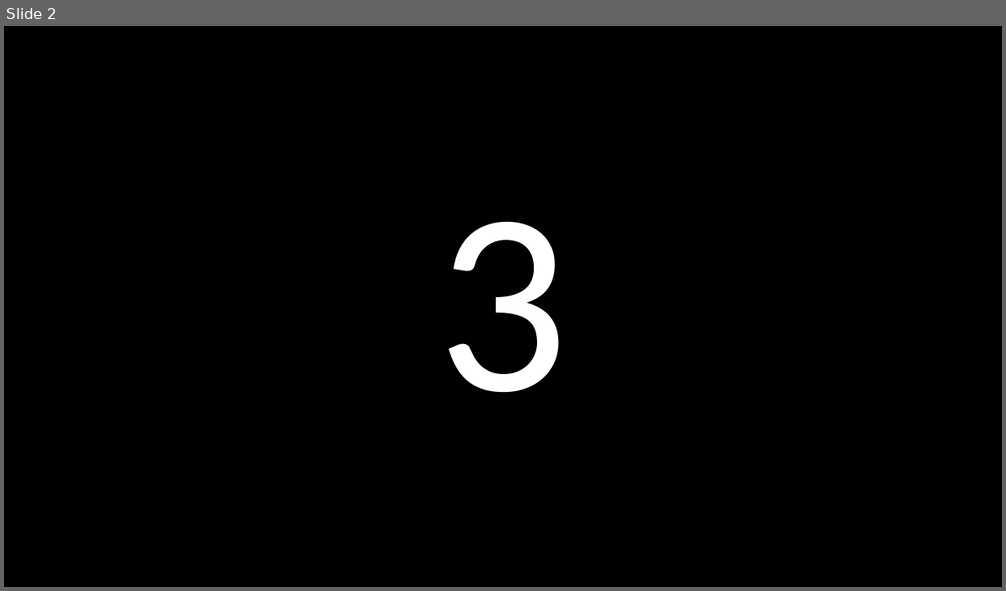
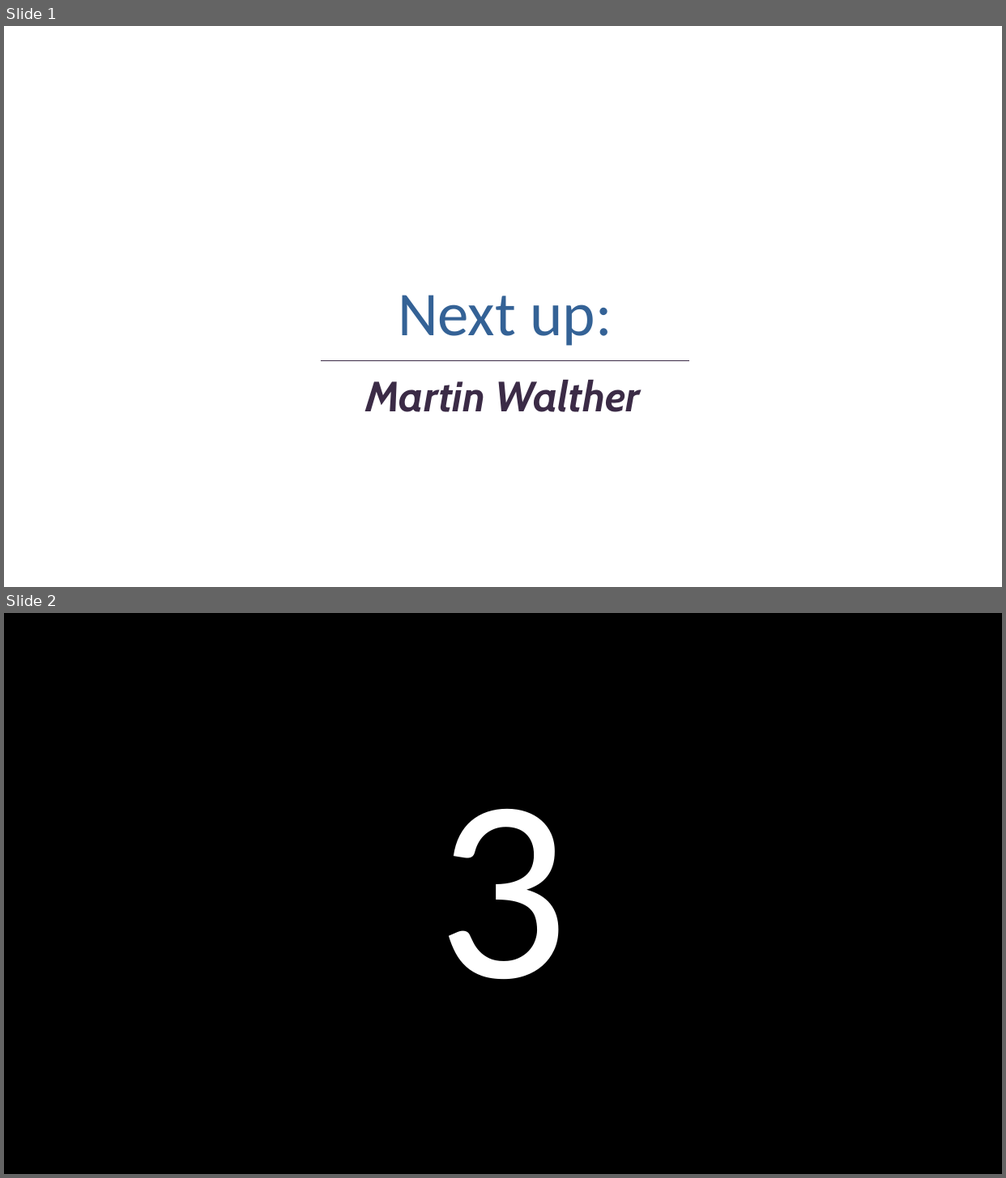
Before and after one commit to tinuwalther/RotaMaster, a slide deck: RotaMaster.pptx. Shown one above the other, each under a label of ours: slide 2 before the commit, slides 1 and 2 after it. The pictures are 1006x591 and 1006x1178 pixels, drawn with LibreOffice and Linux fonts; fonts in the diff are those of the drawing; background and template pictures are left out. Boxes give left, top, right and bottom in pixels: in the first picture for what was removed or moved away, otherwise in the second. Text is boxed around its words. In the diff, an @@ line names an element or a change of style, - is before the commit and + after.

```diff
--- a/RotaMaster.pptx
+++ b/RotaMaster.pptx
@@ slide 1 added at (4, 26, 1002, 587), background picture (left out) @@
@@ title added at (398, 295, 612, 346), 60 pt, text #346296 @@
+Next up:
@@ line added from (321, 361) to (690, 361), #3B2B46 0.5 pt @@
@@ text added at (365, 380, 640, 412), 40.7 pt, text #3B2B46, bold, italic @@
+Martin Walther
```
Also in this commit, not shown: 10 slides changed, 2 other slides added.
